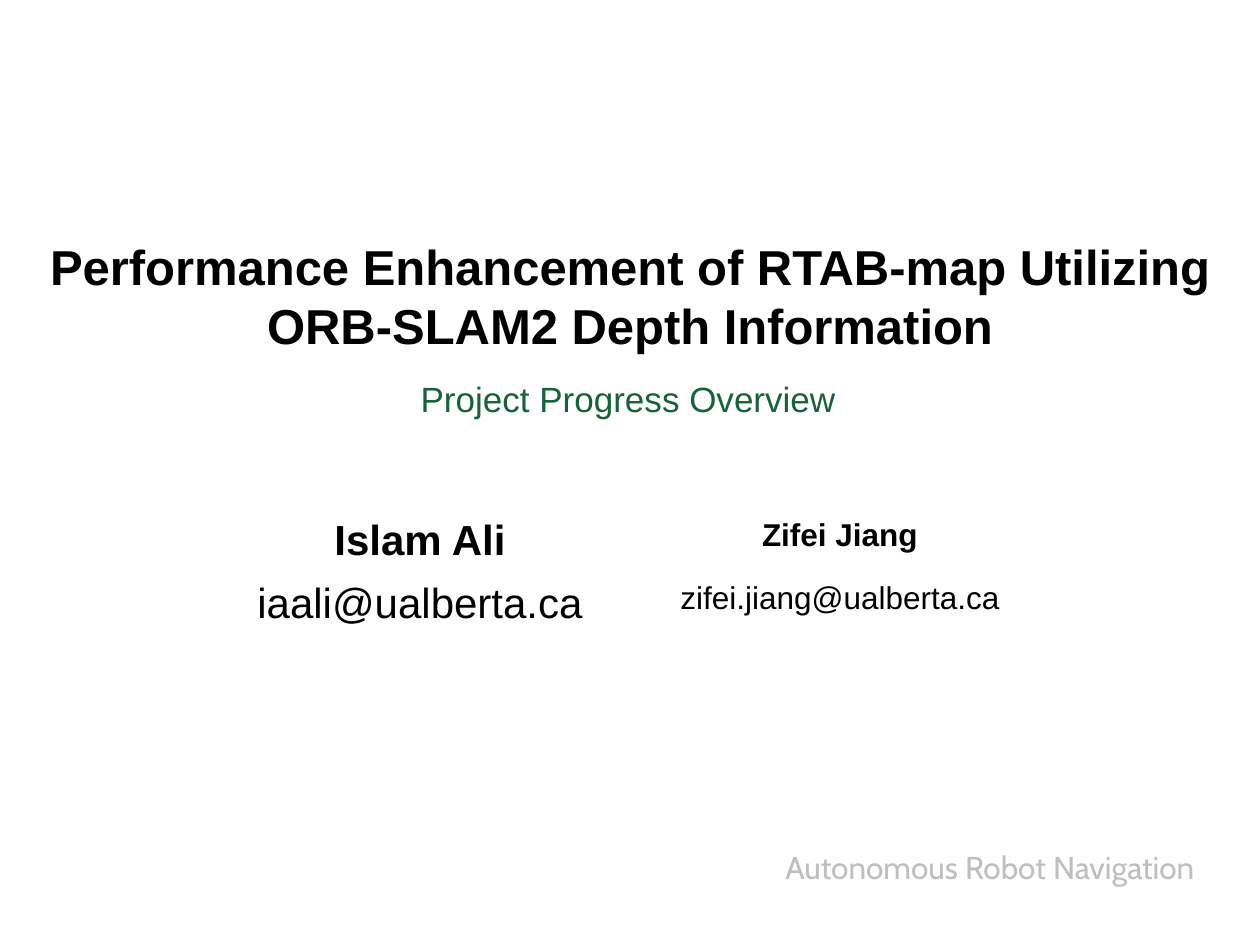
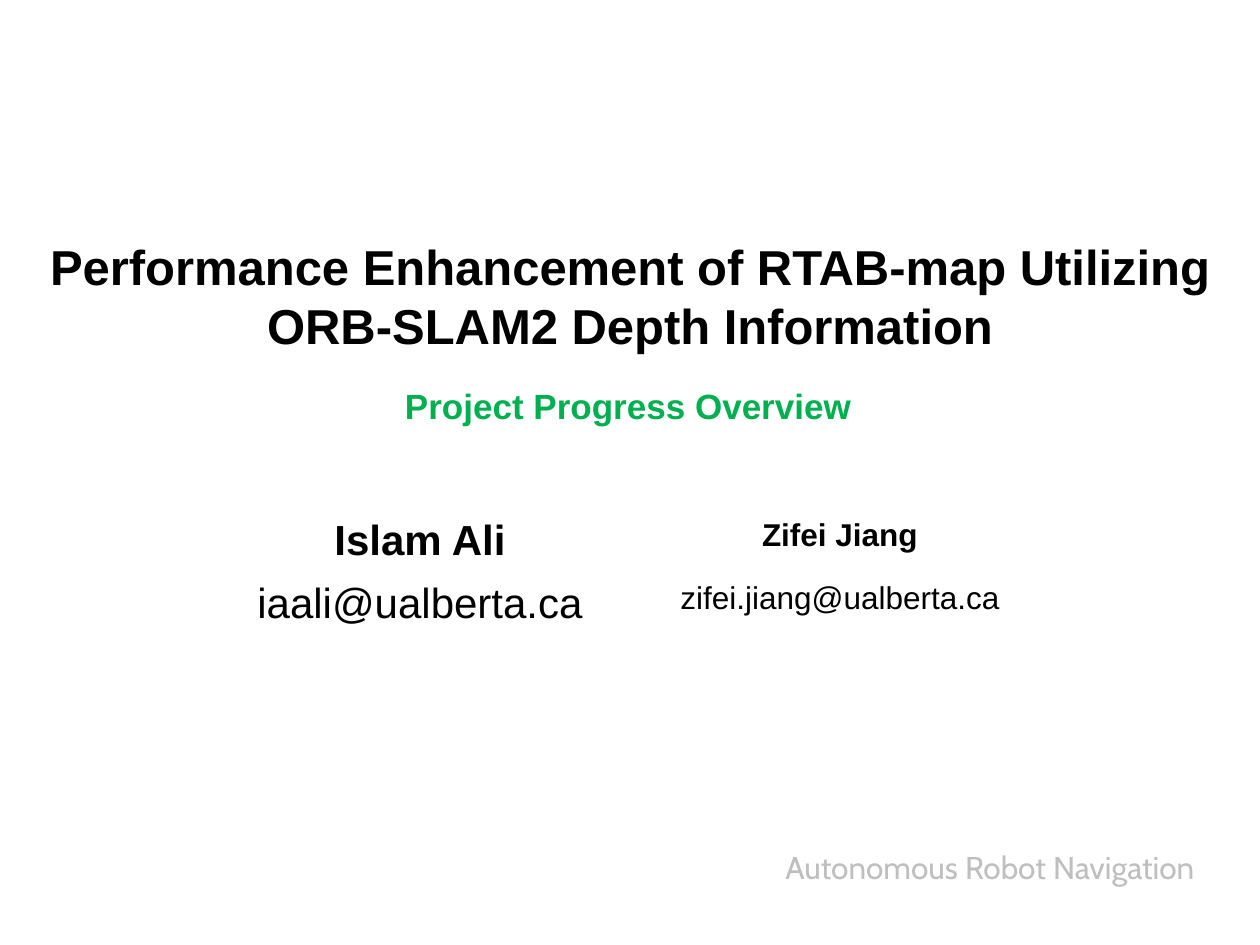
Before and after one commit to IslamAAli/ORBSLAM_RTABmap, a slide deck: slide 1 of Presentation_2/CMPUT631-ProjectProgress-V0P1.pptx. Drawn at 1260x945 pixels with LibreOffice and Linux fonts; fonts in the diff are those of the drawing; background and template pictures are left out. Boxes give left, top, right and bottom in pixels: in the first picture for what was removed or moved away, otherwise in the second. Text is boxed around its words. In the diff, an @@ line names an element or a change of style, - is before the commit and + after.

```diff
--- a/Presentation_2/CMPUT631-ProjectProgress-V0P1.pptx
+++ b/Presentation_2/CMPUT631-ProjectProgress-V0P1.pptx
@@ text "Project Progress Overview": place and size @@
-text "Project Progress Overview" at (421,386,835,419)
+text "Project Progress Overview" at (405,393,851,426)
@@ text "Project Progress Overview" at (405,393,851,426): text colour #176238 to #00B050, bold on @@
```
Also in this commit, not shown: 5 other slides changed, 2 other files.
